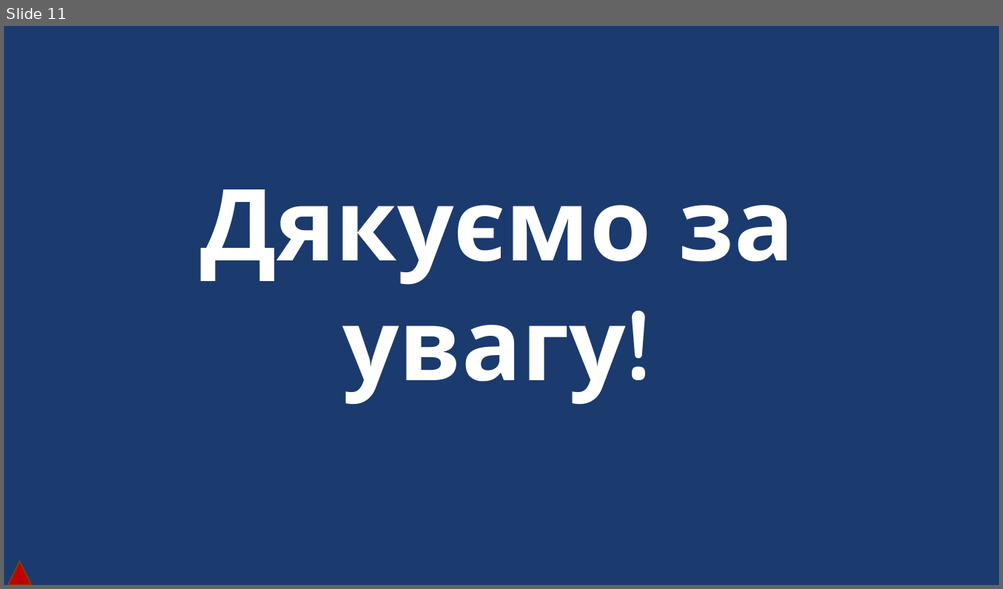
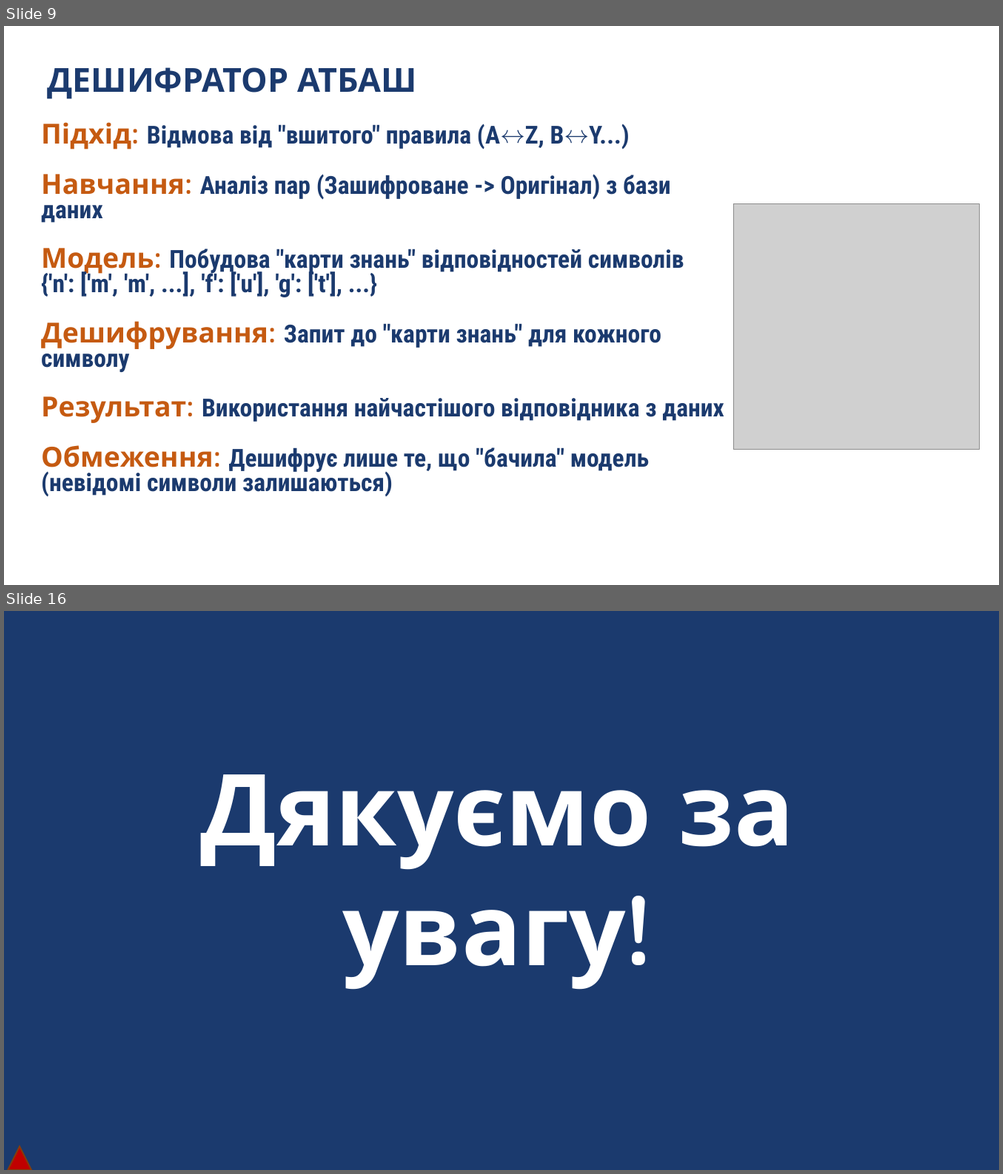
Before and after one commit to DaniilKhortov/BlackBox, a slide deck: BlackBox.pptx. Shown one above the other, each under a label of ours: slide 11 before the commit, slides 9 and 16 after it; the slides between them are not shown. The pictures are 1003x589 and 1003x1174 pixels, drawn with LibreOffice and Linux fonts; fonts in the diff are those of the drawing; grey boxes stand for pictures; background and template pictures are left out. Boxes give left, top, right and bottom in pixels: in the first picture for what was removed or moved away, otherwise in the second. Text is boxed around its words. In the diff, an @@ line names an element or a change of style, - is before the commit and + after.

```diff
--- a/BlackBox.pptx
+++ b/BlackBox.pptx
@@ slide 9 added at box(4, 26, 999, 585), background #FFFFFF @@
@@ text added at box(47, 67, 417, 99), 24 pt, text #1B3A6E, bold @@
+ДЕШИФРАТОР АТБАШ
@@ text added at box(41, 122, 723, 497), 18 pt, text #1B3A6E, bold @@
+Підхід: Відмова від "вшитого" правила (A↔Z, B↔Y...)
+Навчання: Аналіз пар (Зашифроване -> Оригінал) з бази даних
+Модель: Побудова "карти знань" відповідностей символів
+{'n': ['m', 'm', ...], 'f': ['u'], 'g': ['t'], ...}
+Дешифрування: Запит до "карти знань" для кожного символу
+Результат: Використання найчастішого відповідника з даних
+Обмеження: Дешифрує лише те, що "бачила" модель (невідомі символи залишаються)
@@ picture added at box(733, 204, 979, 450) @@
@@ what was slide 11 is now slide 16 @@
```
Also in this commit, not shown: 1 slide changed, 13 other slides added, 9 slides removed, 6 other files.
